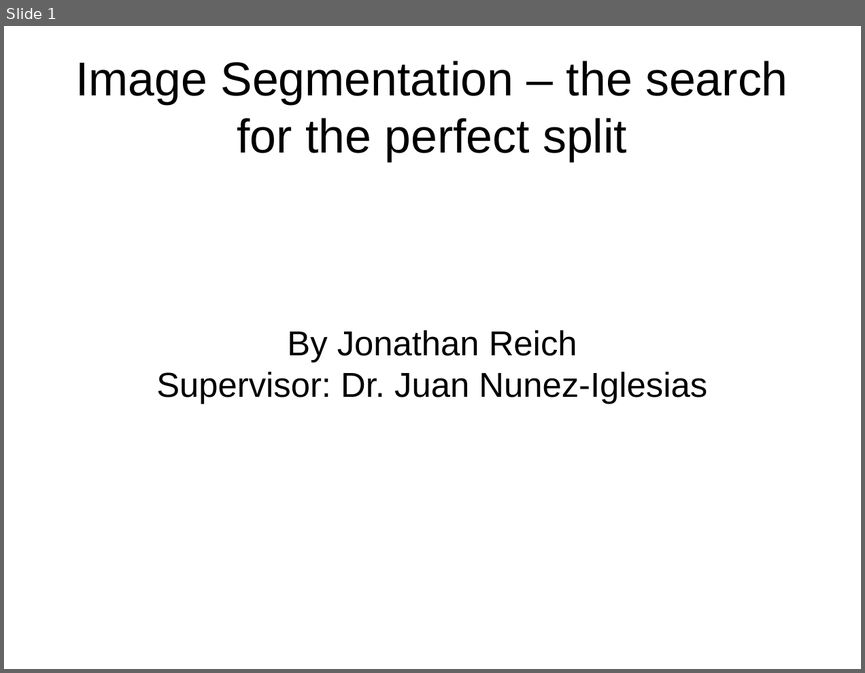
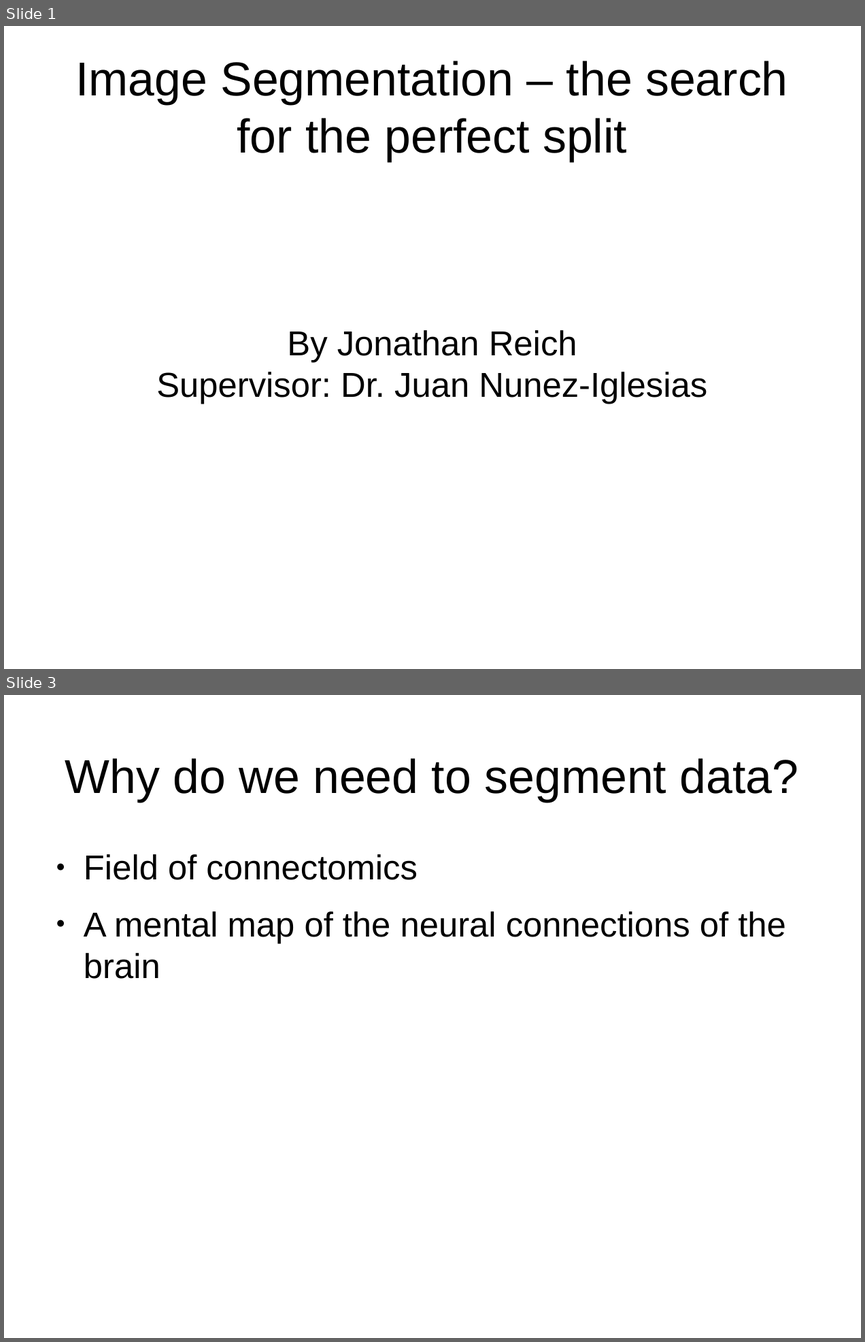
Before and after one commit to JohnnyTeutonic/view_all, a slide deck: Segmentation_Presentation.odp. Shown one above the other, each under a label of ours: slide 1 before the commit, slides 1 and 3 after it; the slides between them are not shown. The pictures are 865x673 and 865x1342 pixels, drawn with LibreOffice and Linux fonts; fonts in the diff are those of the drawing. Boxes give left, top, right and bottom in pixels: in the first picture for what was removed or moved away, otherwise in the second. Text is boxed around its words. In the diff, an @@ line names an element or a change of style, - is before the commit and + after.

```diff
--- a/Segmentation_Presentation.odp
+++ b/Segmentation_Presentation.odp
@@ slide 3 added at (x1=4, y1=695, x2=861, y2=1338), background #FFFFFF @@
@@ title added at (x1=65, y1=758, x2=799, y2=802), 44 pt, text #000000 @@
+Why do we need to segment data?
@@ text added at (x1=84, y1=854, x2=786, y2=979), 32 pt, text #000000 @@
+● Field of connectomics
+● A mental map of the neural connections of the brain
```
Also in this commit, not shown: 8 other slides added, 2 slides removed.
